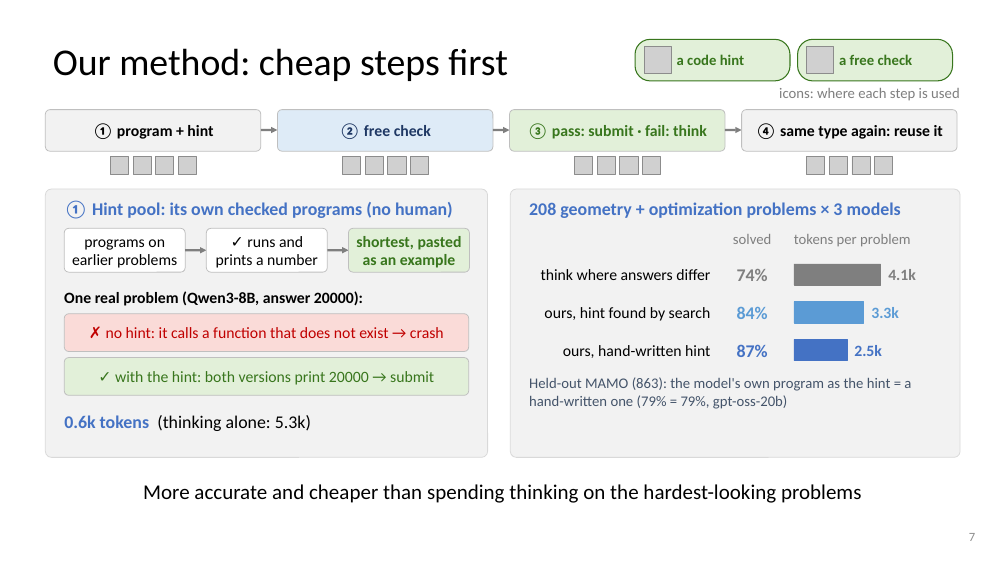
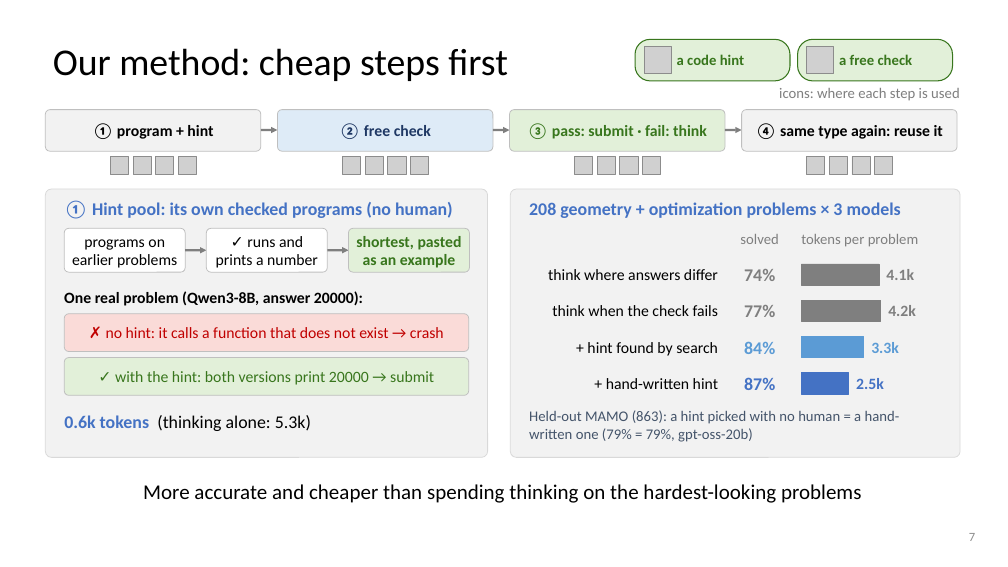
Before and after one commit to dlwns147/CSED490E_Project_Team5, a slide deck: slide 7 of Proposal_Team5.pptx. Drawn at 1008x567 pixels with LibreOffice and Linux fonts; fonts in the diff are those of the drawing; grey boxes stand for pictures. Boxes give left, top, right and bottom in pixels: in the first picture for what was removed or moved away, otherwise in the second. Text is boxed around its words. In the diff, an @@ line names an element or a change of style, - is before the commit and + after.

```diff
--- a/Proposal_Team5.pptx
+++ b/Proposal_Team5.pptx
@@ text "solved": place and size @@
-text "solved" at box(733, 234, 771, 244)
+text "solved" at box(740, 234, 778, 244)
@@ text "tokens per problem": place and size @@
-text "tokens per problem" at box(794, 234, 911, 247)
+text "tokens per problem" at box(801, 234, 919, 247)
@@ text "think where answers differ": place and size @@
-text "think where answers differ" at box(541, 269, 710, 280)
+text "think where answers differ" at box(548, 269, 718, 280)
@@ text "74%": place and size @@
-text "74%" at box(737, 269, 768, 281)
+text "74%" at box(744, 269, 775, 281)
@@ rectangle: place and size @@
-rectangle at box(794, 264, 881, 285)
+rectangle at box(802, 264, 879, 285)
@@ text added at box(552, 305, 718, 316), 15 pt, text #000000 @@
+think when the check fails
@@ text "84%": place and size @@
-text "84%" at box(737, 307, 768, 319)
+text "84%" at box(744, 341, 775, 354)
@@ text added at box(744, 305, 775, 317), 17 pt, text #7F7F7F, bold @@
+77%
@@ rectangle: place and size @@
-rectangle at box(794, 302, 864, 323)
+rectangle at box(802, 300, 881, 321)
@@ rectangle at box(802, 300, 881, 321): fill #5B9BD5 to #7F7F7F; outline #5B9BD5 0.5 pt to #7F7F7F 0.5 pt @@
@@ text "3.3k": place and size @@
-text "3.3k" at box(871, 307, 899, 318)
+text "3.3k" at box(871, 342, 899, 353)
@@ text added at box(888, 305, 916, 316), 15 pt, text #7F7F7F, bold @@
+4.2k
@@ text at box(587, 342, 718, 356): text changed @@
-ours, hint found by search
++ hint found by search
@@ rectangle: place and size @@
-rectangle at box(794, 340, 847, 361)
+rectangle at box(802, 337, 864, 358)
@@ rectangle at box(802, 337, 864, 358): fill #4472C4 to #5B9BD5; outline #4472C4 0.5 pt to #5B9BD5 0.5 pt @@
@@ text at box(606, 378, 718, 389): text changed @@
-ours, hand-written hint
++ hand-written hint
@@ text "87%": place and size @@
-text "87%" at box(737, 344, 768, 357)
+text "87%" at box(744, 377, 775, 390)
@@ rectangle added at box(802, 373, 848, 394), fill #4472C4, outline #4472C4 0.5 pt @@
@@ text "2.5k": place and size @@
-text "2.5k" at box(854, 345, 882, 356)
+text "2.5k" at box(856, 378, 884, 389)
@@ text at box(529, 410, 900, 442): text changed @@
-Held-out MAMO (863): the model's own program as the hint = a hand-written one (79% = 79%, gpt-oss-20b)
+Held-out MAMO (863): a hint picked with no human = a hand-written one (79% = 79%, gpt-oss-20b)
```
Also in this commit, not shown: 2 other slides changed, 3 other files.
